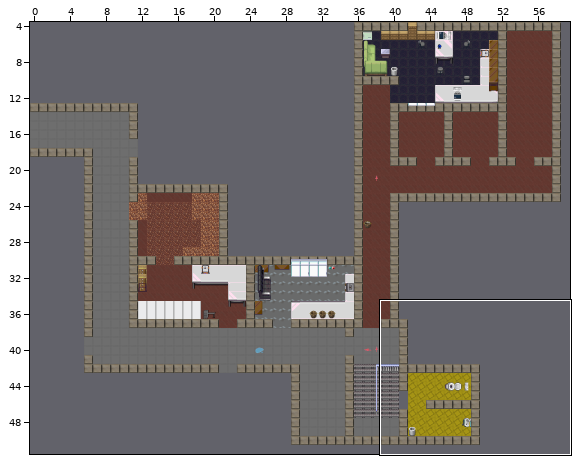
A Tiled map (JSON) gets an edit: zl-map/maps/zl-og.json. The first picture is a wide view before the edit; the outline marks the close-up.
Close-up. As it was:
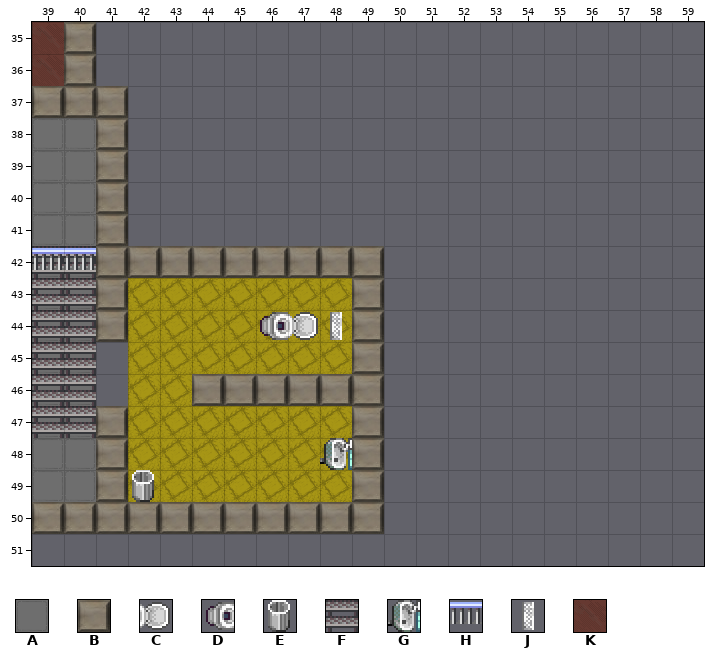
Cells are 32x32 px. Shown: x 39..59, y 35..51. The commit also changed other parts of the map, which this record leaves out.
Key: from "floortileset": A 31, B 35; from "office_1": C 62 turned 90, D 78 turned 90, E 96, F 117, G 216 turned 90, H 219, J 240 turned 90; from "z-Labor-floor3434": K 9.
_ is an empty cell.
Layers that did not change in this view are not listed.
Layer "floor" before, first column x 39:
35 KB___________________
36 KB___________________
37 BBB__________________
38 AAB__________________
39 AAB__________________
40 AAB__________________
41 AAB__________________
42 FFBBBBBBBBB__________
43 FFB_______B__________
44 FFB_______B__________
45 FF________B__________
46 FF___BBBBBB__________
47 FFB_______B__________
48 AAB_______B__________
49 AAB_______B__________
50 BBBBBBBBBBB__________
51 _____________________
Layer "things" before, first column x 39:
35 _____________________
36 _____________________
37 _____________________
38 _____________________
39 _____________________
40 _____________________
41 _____________________
42 HH___________________
43 _____________________
44 _______DCJ___________
45 _____________________
46 _____________________
47 _____________________
48 _________G___________
49 ___E_________________
50 _____________________
51 _____________________
And afterwards:
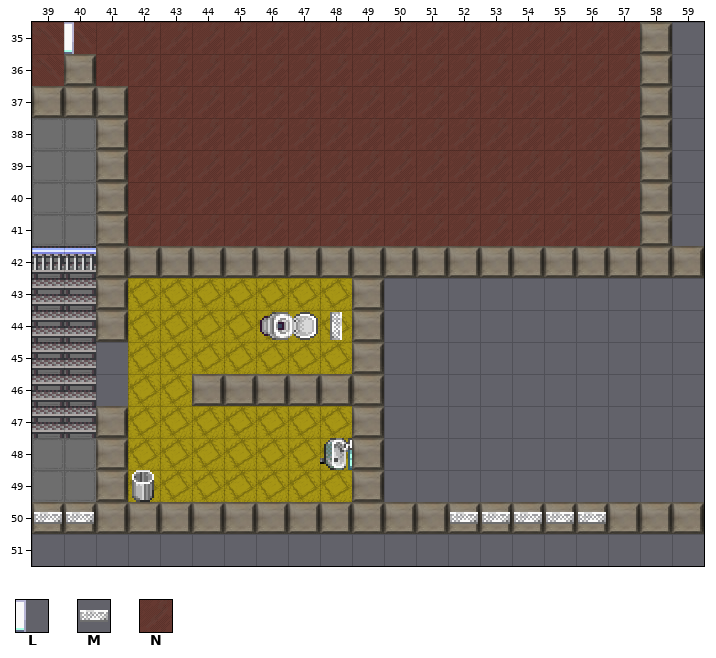
Further tiles: from "office_1": L 44 turned 270, M 240; from "z-Labor-floor3434": N 9 turned 90.
The edit:
Changed rows in their new state; . is an unchanged cell.
Layer "floor":
first column x 40:
35 KNNNNNNNNNNNNNNNNNB.
36 .NNNNNNNNNNNNNNNNNB.
37 ..NNNNNNNNNNNNNNNNB.
38 ..NNNNNNNNNNNNNNNNB.
39 ..NNNNNNNNNNNNNNNNB.
40 ..NNNNNNNNNNNNNNNNB.
41 ..NNNNNNNNNNNNNNNNB.
42 ..........BBBBBBBBBB
first column x 50:
50 BBBBBBBBBB
Layer "things":
first column x 39:
50 MM...........MMMMM
Layer "on-top-of-things":
first column x 40:
35 L
Pixel boxes of the changes (left, top, right, bottom) in both close-ups:
changed: (64, 22, 704, 278)
added: (34, 512, 94, 524)
added: (384, 502, 704, 534)
